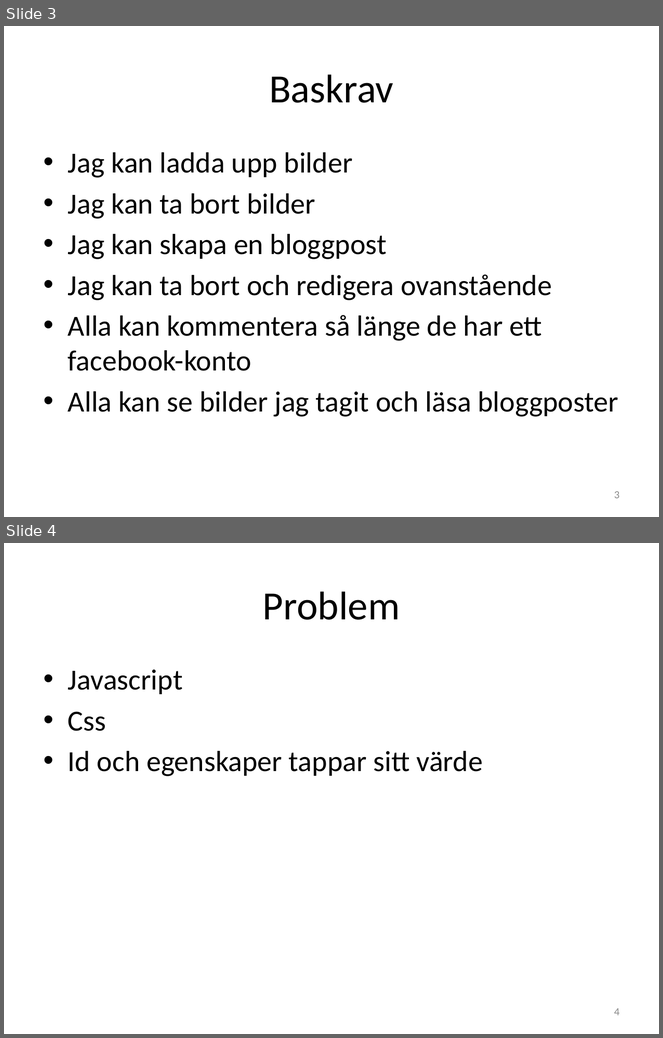
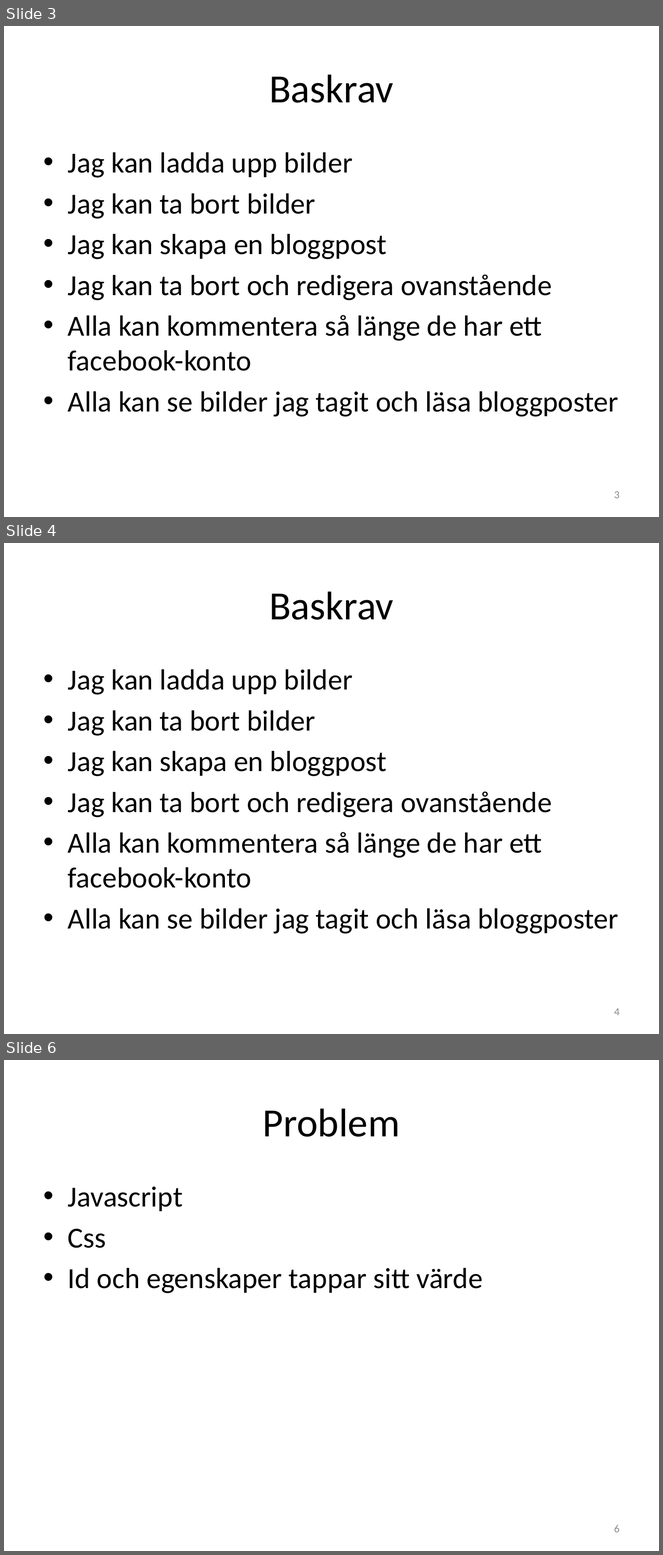
Before and after one commit to me222rs/Individuellt-Mjukvaruutvecklingsprojekt, a slide deck: ignite.pptx. Shown one above the other, each under a label of ours: slides 3 and 4 before the commit, slides 3, 4 and 6 after it; the slides between them are not shown. The pictures are 663x1038 and 663x1555 pixels, drawn with LibreOffice and Linux fonts; fonts in the diff are those of the drawing. Boxes give left, top, right and bottom in pixels: in the first picture for what was removed or moved away, otherwise in the second. Text is boxed around its words. In the diff, an @@ line names an element or a change of style, - is before the commit and + after.

```diff
--- a/ignite.pptx
+++ b/ignite.pptx
@@ slide 4 added at [4,543,659,1034], background #FFFFFF @@
@@ title added at [269,591,393,620], 44 pt, text #000000 @@
+Baskrav
@@ text added at [68,669,619,934], 32 pt, text #000000 @@
+• Jag kan ladda upp bilder
+• Jag kan ta bort bilder
+• Jag kan skapa en bloggpost
+• Jag kan ta bort och redigera ovanstående
+• Alla kan kommentera så länge de har ett facebook-konto
+• Alla kan se bilder jag tagit och läsa bloggposter
@@ page number added at [614,1008,620,1016], 12 pt, text #8C8C8C @@
+4
@@ what was slide 4 is now slide 6 @@
@@ page number at [614,1525,620,1533]: text changed @@
-4
+6
```
Also in this commit, not shown: 1 slide changed, 3 other slides added, 4 slides removed, 17 other files.
